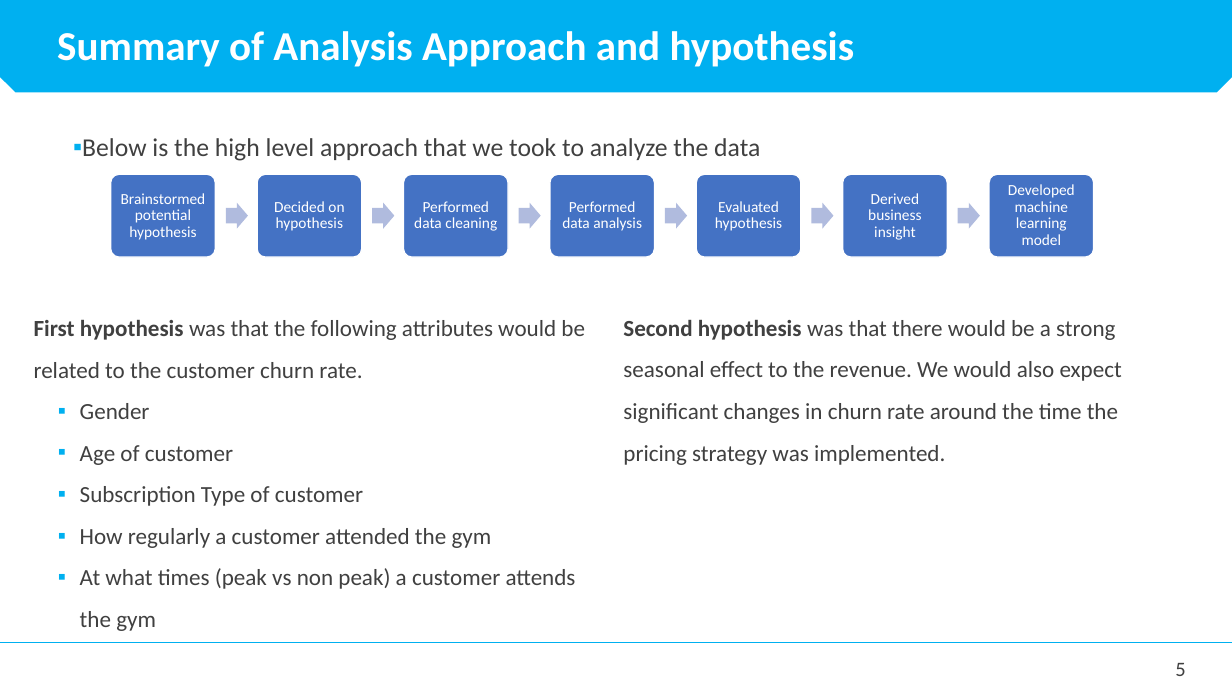
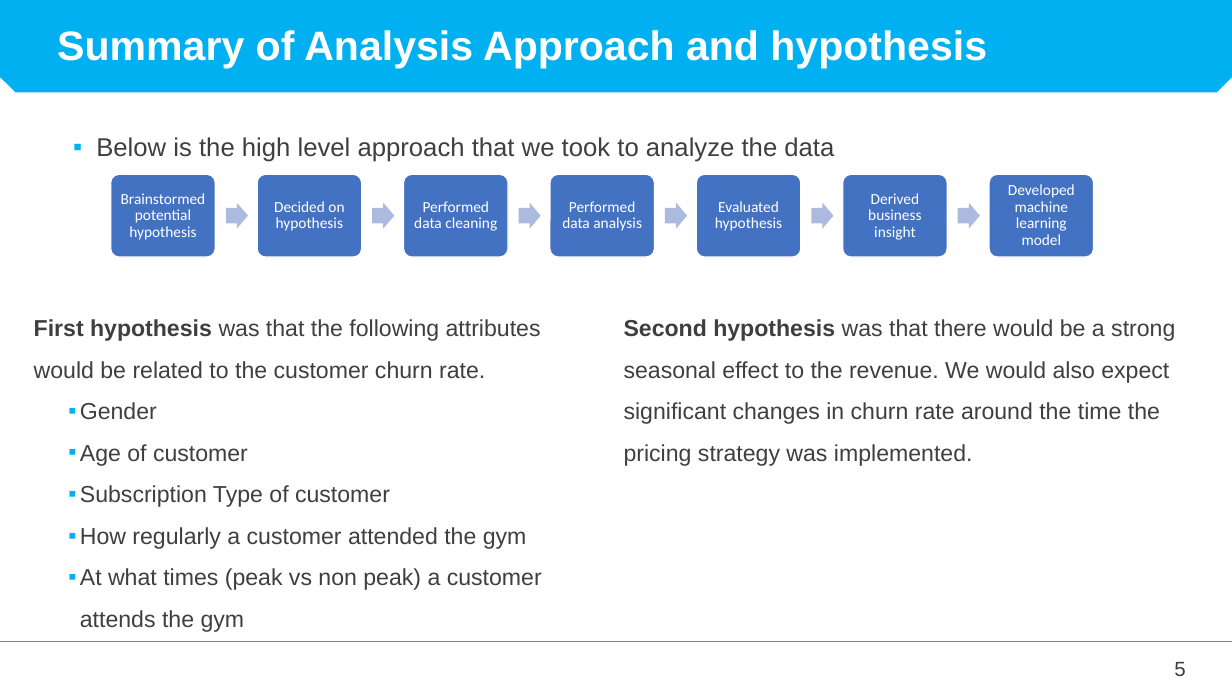
Before and after one commit to sunny2309/projects, a slide deck: slide 5 of Gym_Customer_leaving/Customer Churn Rate Analysis and Prediction for OC Rev3.0.pptx. Drawn at 1232x693 pixels with LibreOffice and Linux fonts; fonts in the diff are those of the drawing. Boxes give left, top, right and bottom in pixels: in the first picture for what was removed or moved away, otherwise in the second. Text is boxed around its words. In the diff, an @@ line names an element or a change of style, - is before the commit and + after.

Commit message:
Presentations and Python Data Analysis Project Addition

```diff
--- a/Gym_Customer_leaving/Customer Churn Rate Analysis and Prediction for OC Rev3.0.pptx
+++ b/Gym_Customer_leaving/Customer Churn Rate Analysis and Prediction for OC Rev3.0.pptx
@@ snip same rect at bbox=[0, 0, 1232, 92]: proportions changed @@
@@ text "Summary of Analysis Approach and ..." at bbox=[57, 30, 987, 68]: font Calibri to Arial @@
@@ text "Below is the high level ..." at bbox=[96, 137, 834, 162]: font Calibri to Arial, text colour #404040 to #3F3F3F; less space between paragraphs @@
@@ text "First hypothesis was that the ..." at bbox=[34, 319, 542, 632]: font Calibri to Arial, text colour #404040 to #3F3F3F; indent changed @@
@@ text "Second hypothesis was that there ..." at bbox=[624, 319, 1175, 466]: font Calibri to Arial, text colour #404040 to #3F3F3F @@
@@ page number at bbox=[1174, 662, 1185, 676]: font Calibri to Arial, text colour #404040 to #3F3F3F @@
```
Also in this commit, not shown: 19 other slides changed, 18 other files.
